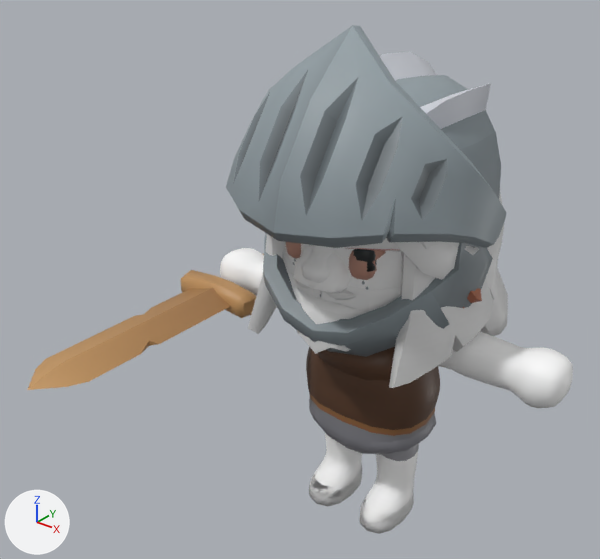
An edit to the glTF model bestia-client/src/Game/Master/Parts/master_parts.glb, drawn before and after from the same camera.
Rendered twice from a 50 mm lens placed at (1.97, -3.06, 3.08), pointed at (-0.16, -0.39, 1.42). The lights are fixed; the arrows at lower left show +X, +Y and +Z. The first picture is the older version. Vertices at exactly the same position are counted once.

The first picture shows 'ArmLeft', 'ArmRight', 'Body', 'Body_F', 'Face_8', 'FacialHair_4', 'Gear_IronHelmet', 'Gear_IronSword', 'Hair_3', 'Hair_4', 'Head', 'LegLeft', 'LegRight' and 5 more.
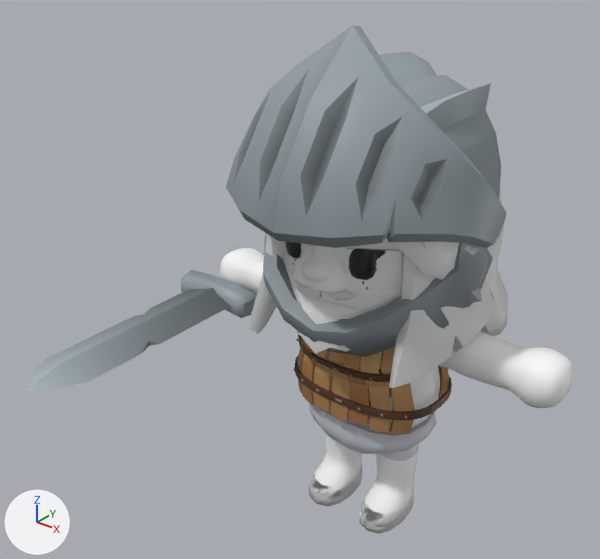
Boxes [x1, y1, x2, y2] around the edits, measured in the pictures (600 x 559 px):
'Gear_NoviceArmor', added (brown): after [294, 347, 452, 434]
'Gear_NoviceArmor_F', added (brown): after [296, 335, 395, 430]
part 1 of me_body, surface changed (lighter): before [306, 347, 440, 446]; after [311, 366, 440, 446]
part 2 of me_body_f, surface changed: [309, 351, 436, 455] in both
part 3 of me_face_8, surface changed (brown to black): [286, 242, 386, 280] in both
part 4 of me_gear_ironhelmet, surface changed: [283, 52, 491, 357] in both
part 5 of me_gear_ironsword, surface changed (brown to grey): [27, 270, 256, 390] in both
part 6 of me_hair_4, surface changed (brown to grey): [467, 288, 482, 303] in both
part 7 of me_legleft, surface changed: before [359, 443, 419, 530]; after [366, 443, 419, 530]

What the commit changed:
me_body has 418 vertices, 832 faces and spans x -0.355..0.355, y -0.26..0.247, z 0.37..1.27.
me_body is used by ob_body; location (0.0, 0.0, 0.0).
me_body part 1: texture (UV) coordinates of 832 of 832 faces, centred in x -0.347..0.347, y -0.254..0.242, z 0.373..1.264, changed; they spanned u 0.03..0.97, v 0.3..0.95 and now span u 0.02..0.76, v 0.3..0.95.
me_body_f has 418 vertices, 832 faces and spans x -0.341..0.341, y -0.312..0.247, z 0.37..1.27.
me_body_f is used by ob_body_f; location (0.0, 0.0, 0.0).
me_body_f part 2: texture (UV) coordinates of 832 of 832 faces, centred in x -0.332..0.332, y -0.307..0.241, z 0.373..1.264, changed; they spanned u 0.03..0.97, v 0.3..0.95 and now span u 0.02..0.76, v 0.3..0.95.
me_face_8 has 326 vertices, 542 faces and spans x -0.327..0.327, y -0.525..-0.297, z 1.391..1.781.
me_face_8 is used by ob_face_8; location (0.0, 0.0, 0.0).
me_face_8 part 3: 446 kept faces spanning x -0.327..0.327, y -0.458..-0.297, z 1.4..1.781 get new texture (UV) coordinates.
me_gear_ironhelmet has 439 vertices, 846 faces and spans x -0.609..0.609, y -0.766..0.542, z 1.098..2.543.
me_gear_ironhelmet is used by ob_gear_ironhelmet; location (0.0, 0.0, 0.0).
me_gear_ironhelmet part 4: texture (UV) coordinates of 846 of 846 faces, centred in x -0.603..0.603, y -0.742..0.513, z 1.124..2.481, changed; they spanned u 0.64..0.69, v 0.01..0.95 and now span u 0.5..0.54, v 0.01..0.95.
me_gear_ironsword has 160 vertices, 300 faces and spans x -1.13..-0.63, y -1.41..0.37, z 0.98..1.11.
me_gear_ironsword is used by ob_gear_ironsword; location (0.0, 0.0, 0.0).
me_gear_ironsword part 5: texture (UV) coordinates of 300 of 300 faces, centred in x -1.13..-0.64, y -1.33..0.36, z 0.98..1.11, changed; they spanned u 0.75..0.81, v 0.06..0.97 and now span u 0.59..0.63, v 0.06..0.97.
me_hair_4 has 949 vertices, 1826 faces and spans x -0.582..0.559, y -0.563..0.581, z 1.052..2.178.
me_hair_4 is used by ob_hair_4; location (0.0, 0.0, 0.0).
me_hair_4 part 6: texture (UV) coordinates of 1826 of 1826 faces, centred in x -0.574..0.556, y -0.553..0.574, z 1.055..2.176, changed; they spanned u 0.08..0.58, v 0.3..0.94 and now span u 0.07..0.46, v 0.3..0.94.
me_legleft has 290 vertices, 576 faces and spans x 0.055..0.282, y -0.254..0.115, z 0.003..0.53.
me_legleft is used by ob_legleft; location (0.0, 0.0, 0.0).
me_legleft part 7: texture (UV) coordinates of 576 of 576 faces, centred in x 0.06..0.277, y -0.246..0.108, z 0.004..0.527, changed; they spanned u 0.03..0.86, v 0.3..0.95 and now span u 0.02..0.67, v 0.3..0.95.
Mesh me_gear_novicearmor_f is new.
It has 1068 vertices, 1976 faces and spans x -0.342..0.342, y -0.369..0.281, z 0.673..1.138.
It uses material mat_master_fixed (picture img_master_parts).
Mesh me_gear_novicearmor is new.
It has 1068 vertices, 1976 faces and spans x -0.408..0.408, y -0.314..0.283, z 0.673..1.138.
It uses material mat_master_fixed (picture img_master_parts).
Object 'Gear_NoviceArmor_F' (ob_gear_novicearmor_f) is new; it shows me_gear_novicearmor_f.
Its location is (0.0, 0.0, 0.0).
Object 'Gear_NoviceArmor' (ob_gear_novicearmor) is new; it shows me_gear_novicearmor.
Its location is (0.0, 0.0, 0.0).
